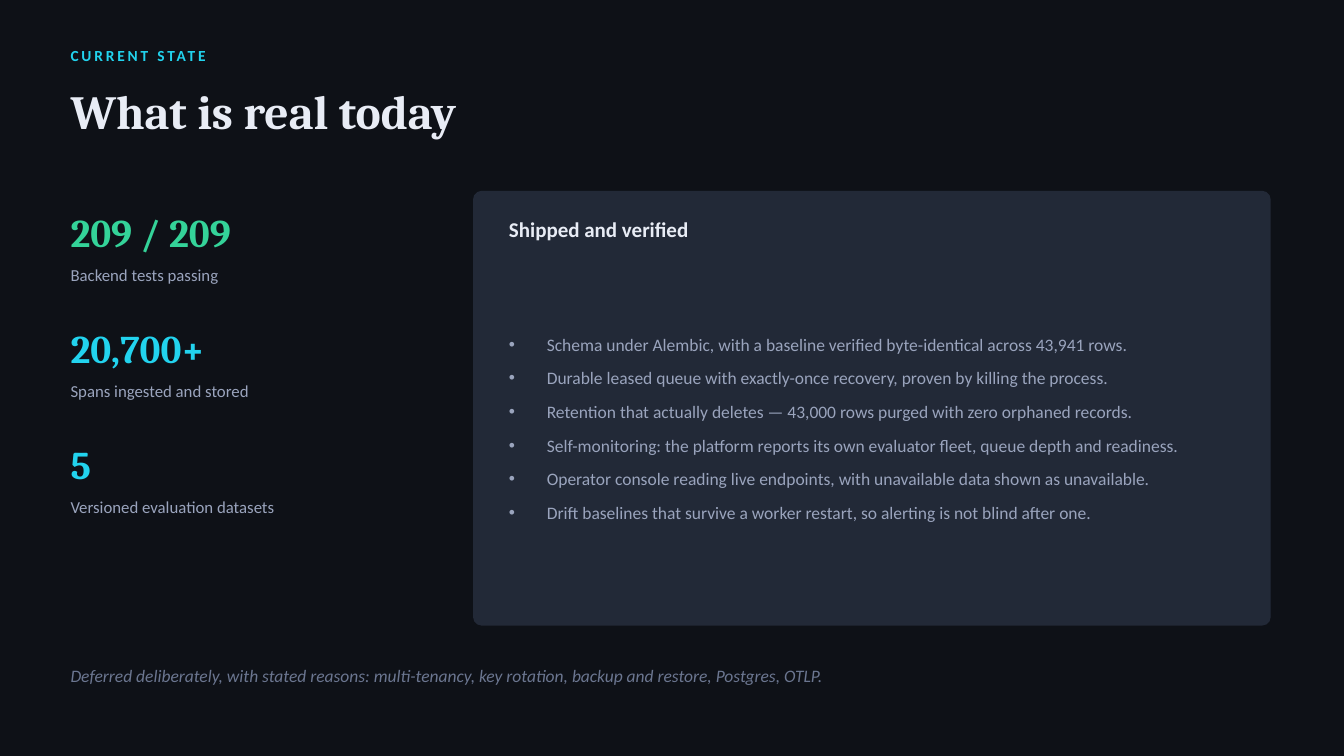
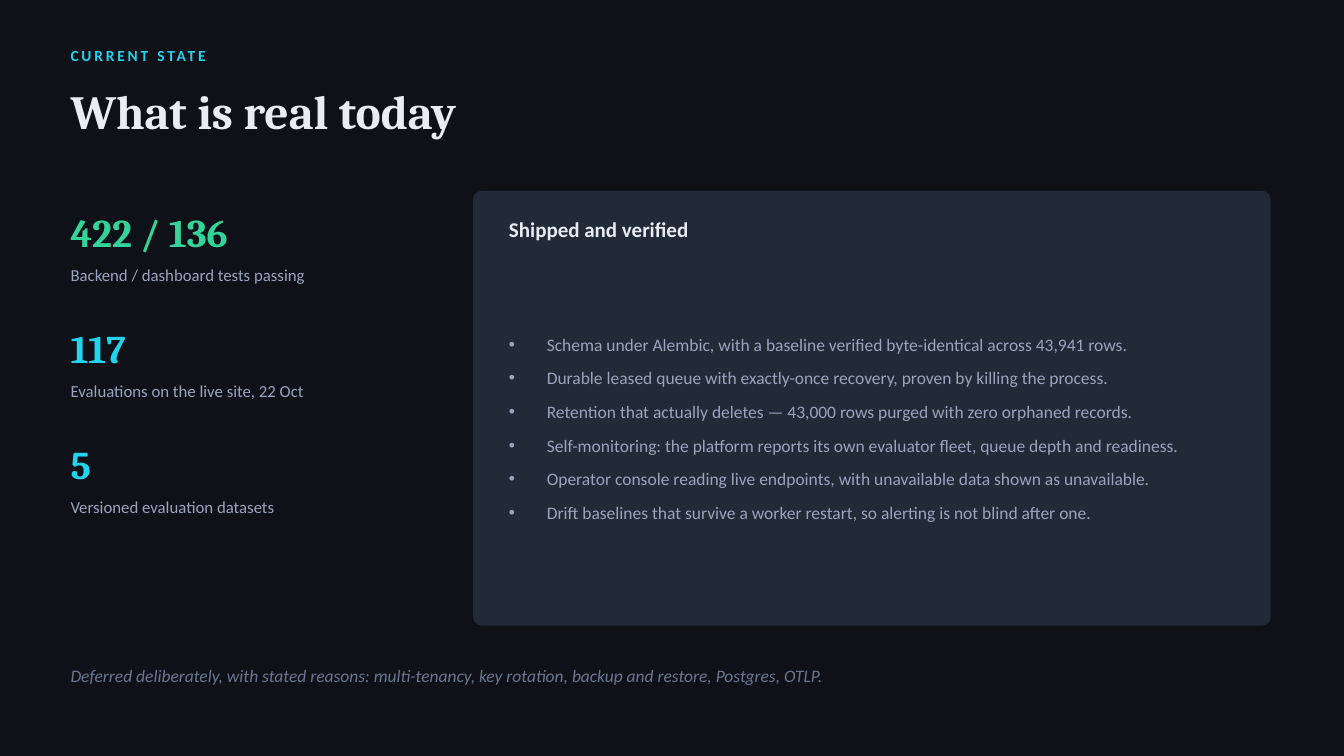
Before and after one commit to Soum-Code/agentpulse, a slide deck: slide 11 of presentation/AgentPulse.pptx. Drawn at 1344x756 pixels with LibreOffice and Linux fonts; fonts in the diff are those of the drawing. Boxes give left, top, right and bottom in pixels: in the first picture for what was removed or moved away, otherwise in the second. Text is boxed around its words. In the diff, an @@ line names an element or a change of style, - is before the commit and + after.

```diff
--- a/presentation/AgentPulse.pptx
+++ b/presentation/AgentPulse.pptx
@@ text at [71, 220, 228, 248]: text changed @@
-209 / 209
+422 / 136
@@ text at [71, 269, 304, 284]: text changed @@
-Backend tests passing
+Backend / dashboard tests passing
@@ text at [71, 337, 126, 364]: text changed @@
-20,700+
+117
@@ text at [71, 385, 304, 399]: text changed @@
-Spans ingested and stored
+Evaluations on the live site, 22 Oct
```
Also in this commit, not shown: 2 other slides changed, 28 other files.
